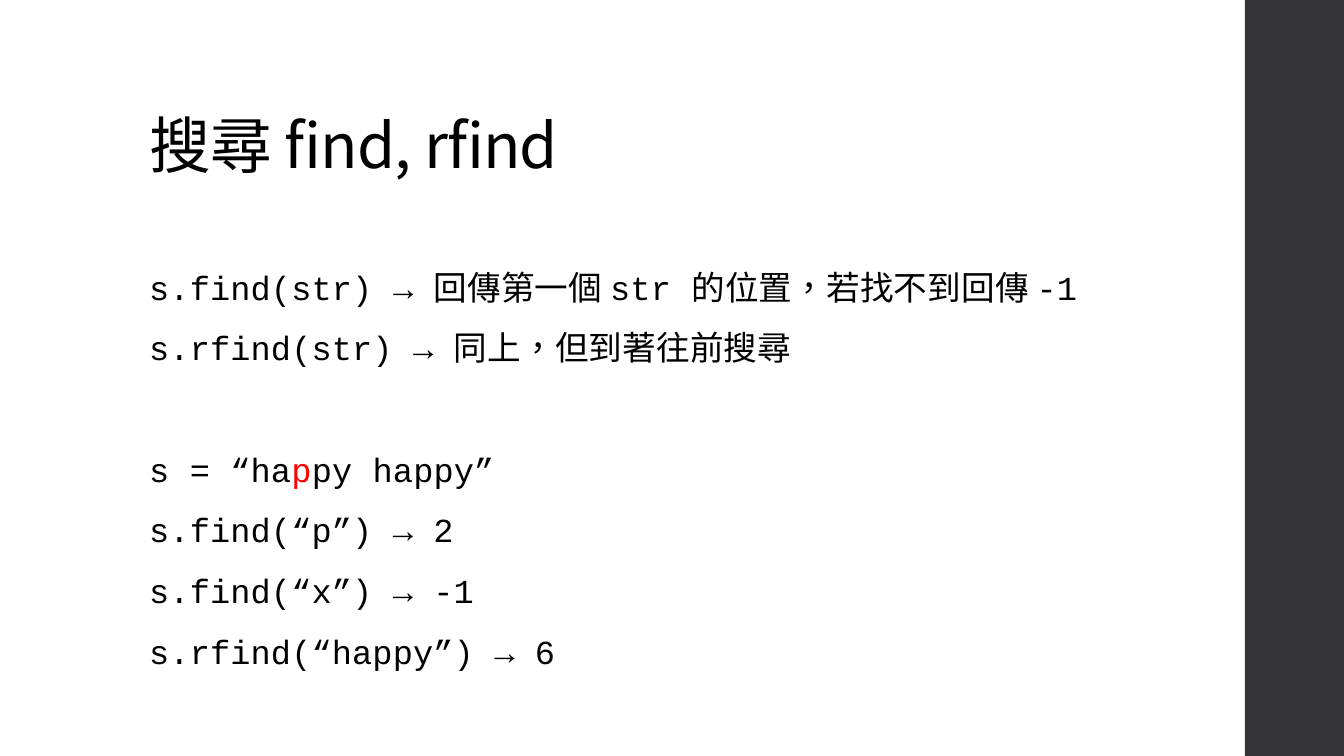
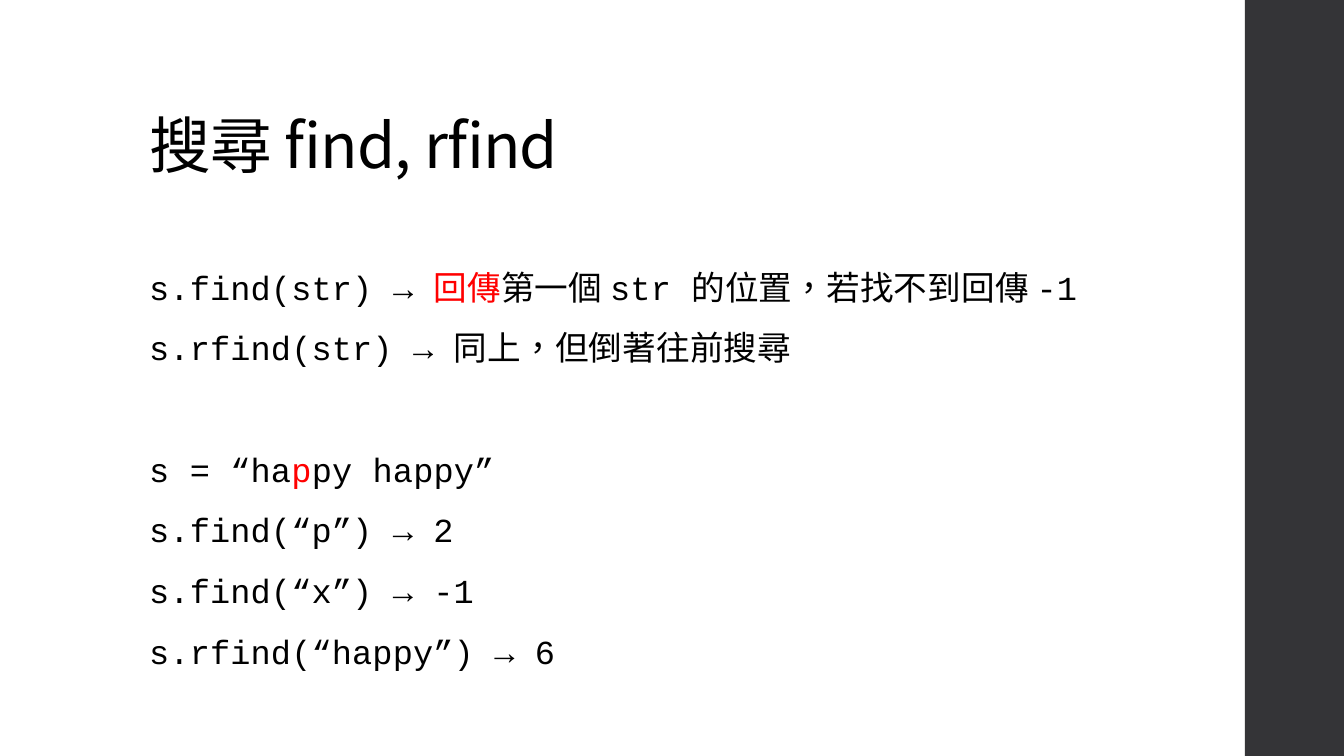
Before and after one commit to an920107/ServiceLearning, a slide deck: slide 17 of Class 4.pptx (slide 18 before the commit). Drawn at 1344x756 pixels with LibreOffice and Linux fonts; fonts in the diff are those of the drawing. Boxes give left, top, right and bottom in pixels: in the first picture for what was removed or moved away, otherwise in the second. Text is boxed around its words. In the diff, an @@ line names an element or a change of style, - is before the commit and + after.

```diff
--- a/Class 4.pptx
+++ b/Class 4.pptx
@@ text at [149, 271, 1077, 307]: text colour #000000 to #FF0000 in "回傳第一個" @@
@@ text at [149, 331, 791, 367]: text changed @@
-s.rfind(str) → 同上，但到著往前搜尋
+s.rfind(str) → 同上，但倒著往前搜尋
```
Also in this commit, not shown: 4 other slides changed, 25 slides added, 1 slide removed.
